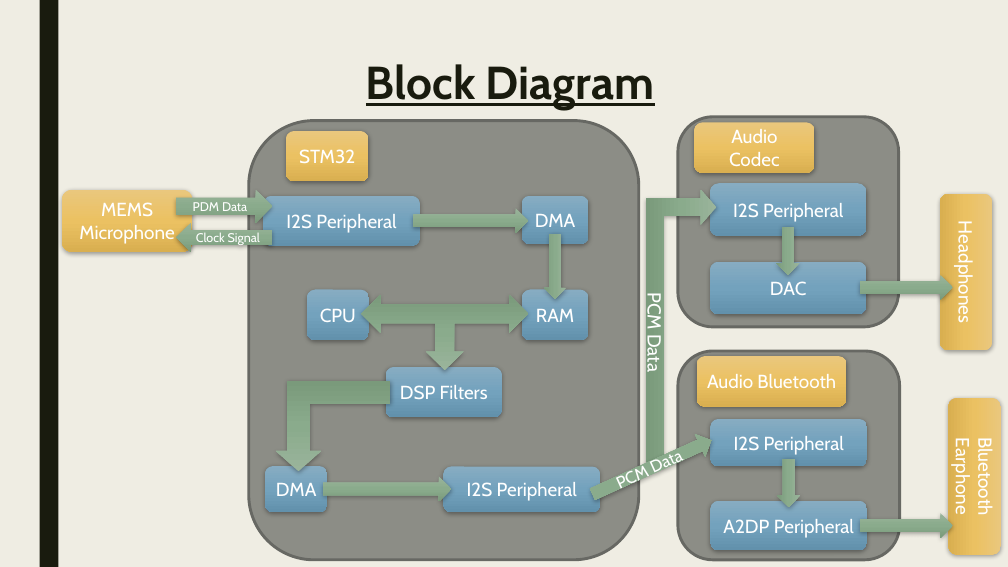
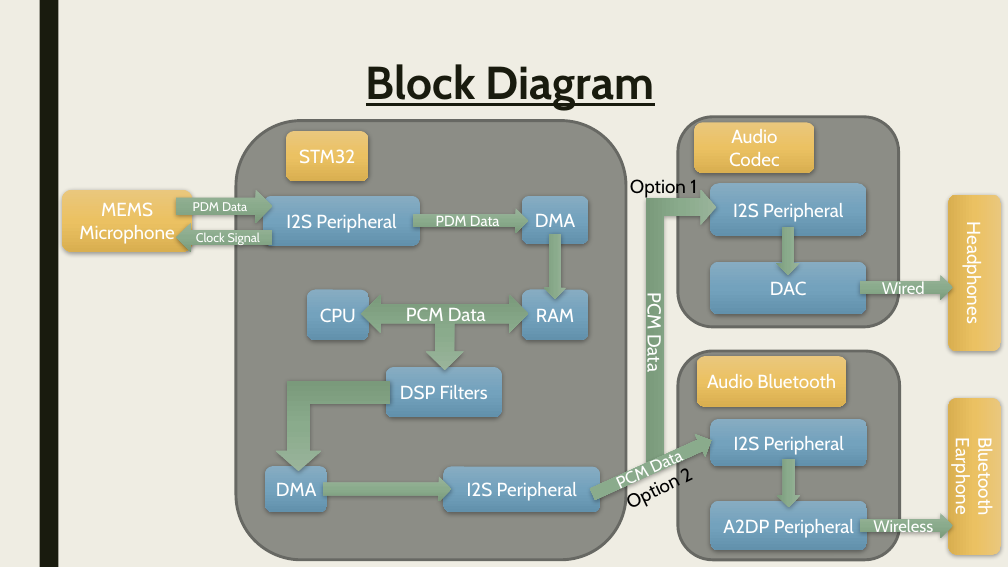
Before and after one commit to hananabilabd/Real-time-STM32-MEMS-MIC-Audio-Playback-DSP, a slide deck: slide 7 of Presentation.pptx (slide 5 before the commit). Drawn at 1008x567 pixels with LibreOffice and Linux fonts; fonts in the diff are those of the drawing. Boxes give left, top, right and bottom in pixels: in the first picture for what was removed or moved away, otherwise in the second. Text is boxed around its words. In the diff, an @@ line names an element or a change of style, - is before the commit and + after.

```diff
--- a/Presentation.pptx
+++ b/Presentation.pptx
@@ rounded rectangle: place and size @@
-rounded rectangle at box(249, 120, 639, 560)
+rounded rectangle at box(236, 120, 626, 560)
@@ text added at box(630, 178, 697, 199), 18 pt, text #000000 @@
+Option 1
@@ rounded rectangle "Headphones": place and size @@
-rounded rectangle "Headphones" at box(940, 194, 992, 350)
+rounded rectangle "Headphones" at box(949, 195, 1002, 351)
@@ text in right arrow at box(436, 216, 500, 230): text added @@
+PDM Data
@@ text in right arrow at box(882, 280, 925, 298): text added @@
+Wired
@@ text added at box(406, 307, 486, 326), 18 pt, text #FFFFFF @@
+PCM Data
@@ text added at box(685, 468, 694, 482), 18 pt, text #000000 @@
+Option 2
@@ text in right arrow at box(873, 518, 933, 536): text added @@
+Wireless
```
Also in this commit, not shown: 2 slides added, 2 other files.
